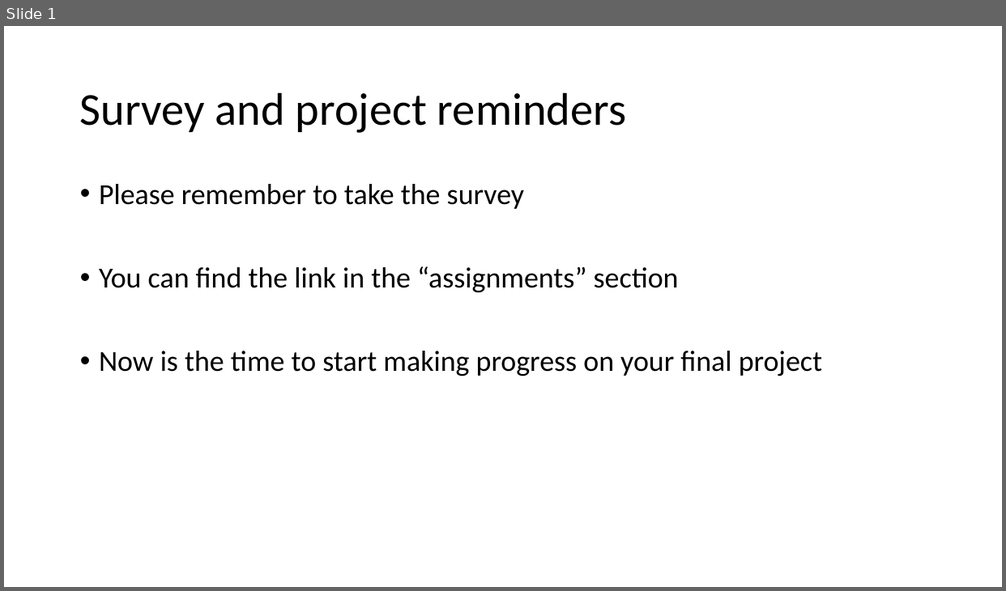
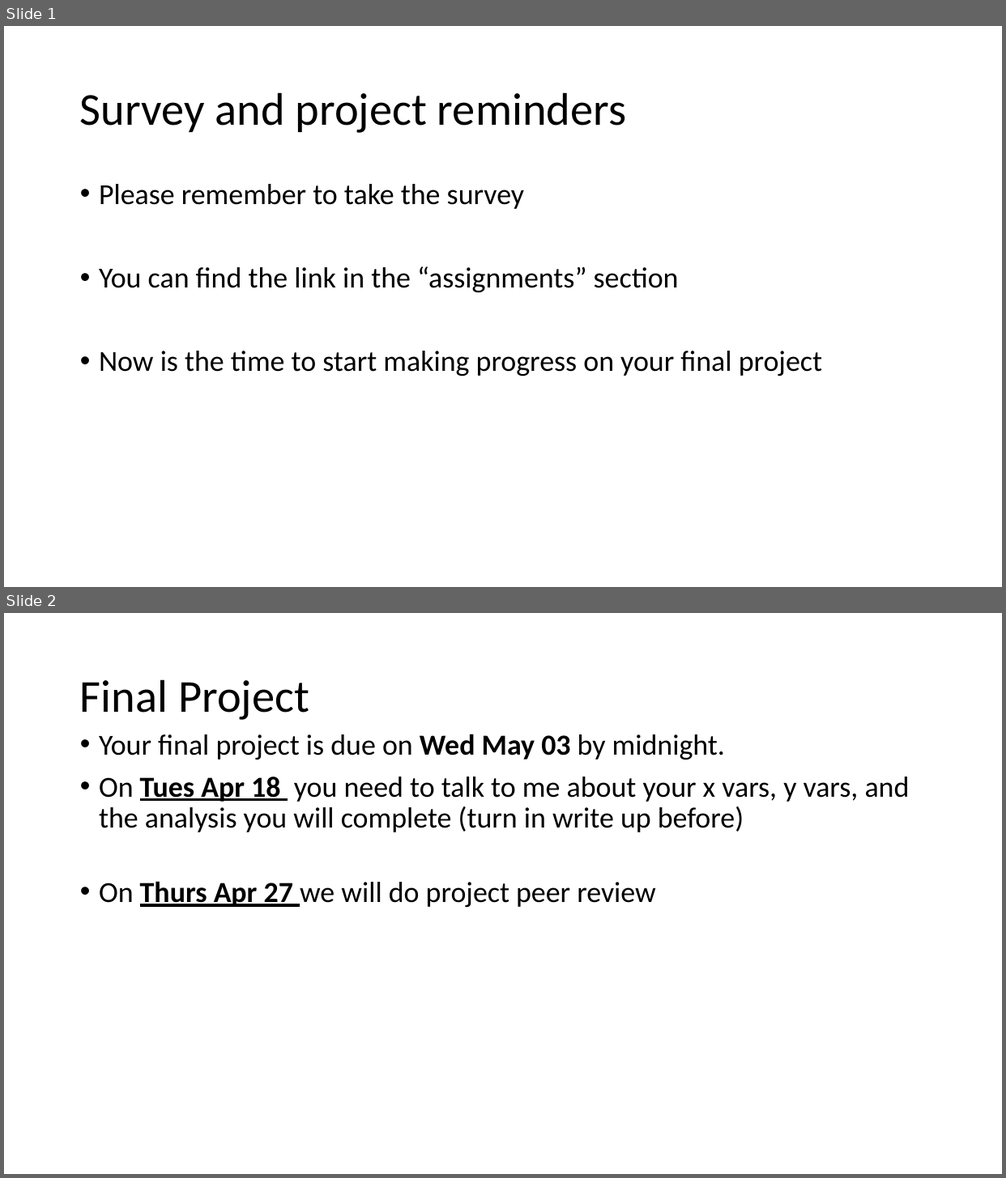
Before and after one commit to VTQuantMethodsEEB/klangwig, a slide deck: lectures/week_11_model_selection/le11_assignment.pptx. Shown one above the other, each under a label of ours: slide 1 before the commit, slides 1 and 2 after it. The pictures are 1006x591 and 1006x1178 pixels, drawn with LibreOffice and Linux fonts; fonts in the diff are those of the drawing. Boxes give left, top, right and bottom in pixels: in the first picture for what was removed or moved away, otherwise in the second. Text is boxed around its words. In the diff, an @@ line names an element or a change of style, - is before the commit and + after.

```diff
--- a/lectures/week_11_model_selection/le11_assignment.pptx
+++ b/lectures/week_11_model_selection/le11_assignment.pptx
@@ slide 2 added at (4,613,1002,1174), background #FFFFFF @@
@@ title added at (80,679,309,720), 44 pt, text #000000 @@
+Final Project
@@ text added at (99,734,910,907), 28 pt, text #000000 @@
+• Your final project is due on Wed May 03 by midnight.
+• On Tues Apr 18 you need to talk to me about your x vars, y vars, and the analysis you will complete (turn in write up before)
+• On Thurs Apr 27 we will do project peer review
```
Also in this commit, not shown: 2 slides changed, 5 other files.
